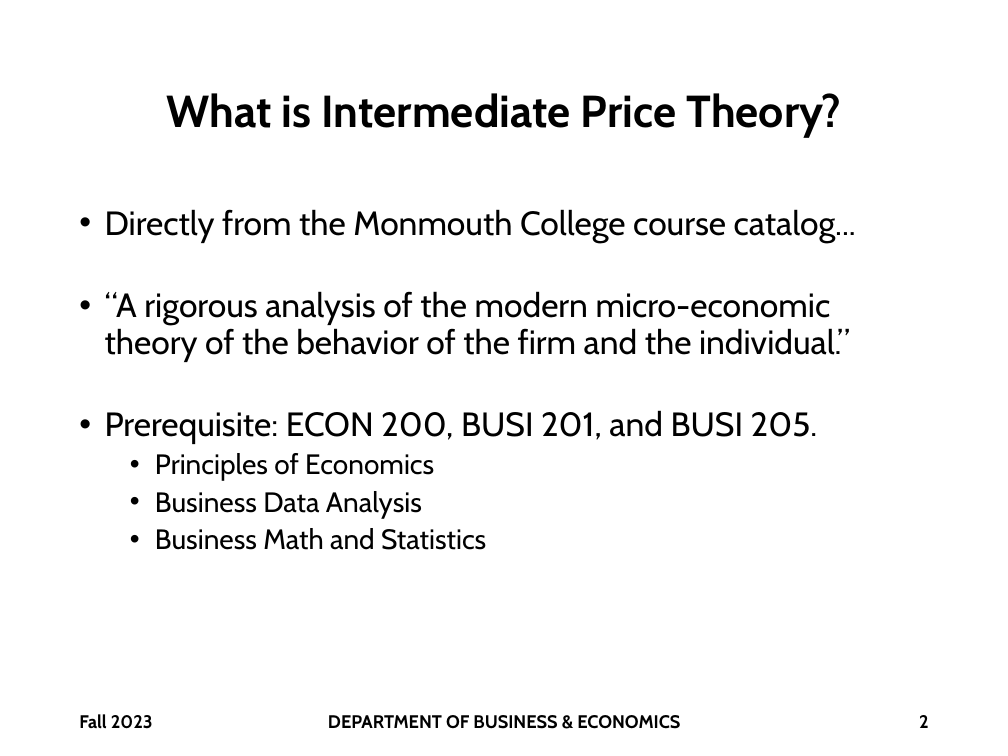
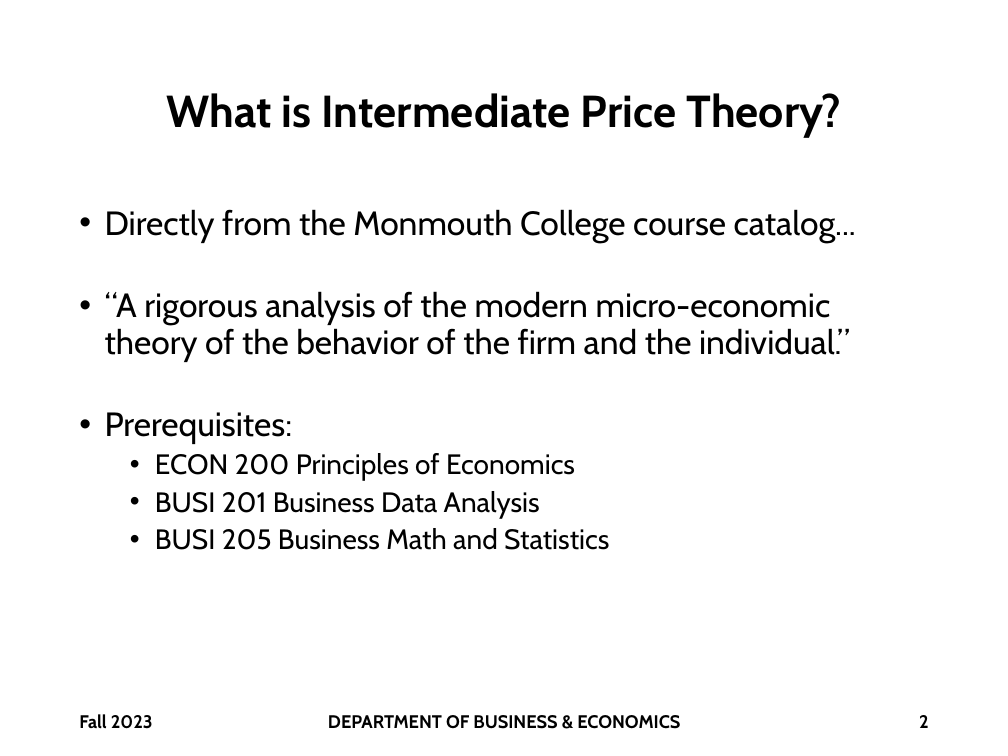
Before and after one commit to brianhwpark/brianhwpark.github.io, a slide deck: slide 2 of files/teaching-resources/monmouthcollege-econ-300/ECON300-LEC00.pptx. Drawn at 1008x756 pixels with LibreOffice and Linux fonts; fonts in the diff are those of the drawing; background and template pictures are left out. Boxes give left, top, right and bottom in pixels: in the first picture for what was removed or moved away, otherwise in the second. Text is boxed around its words. In the diff, an @@ line names an element or a change of style, - is before the commit and + after.

```diff
--- a/files/teaching-resources/monmouthcollege-econ-300/ECON300-LEC00.pptx
+++ b/files/teaching-resources/monmouthcollege-econ-300/ECON300-LEC00.pptx
@@ text at [105,412,609,550]: text changed @@
-• Prerequisite: ECON 200, BUSI 201, and BUSI 205.
-  • Principles of Economics
-  • Business Data Analysis
-  • Business Math and Statistics
+• Prerequisites:
+  • ECON 200 Principles of Economics
+  • BUSI 201 Business Data Analysis
+  • BUSI 205 Business Math and Statistics
```
Also in this commit, not shown: 3 other slides changed, 2 slides added, 5 other files.
